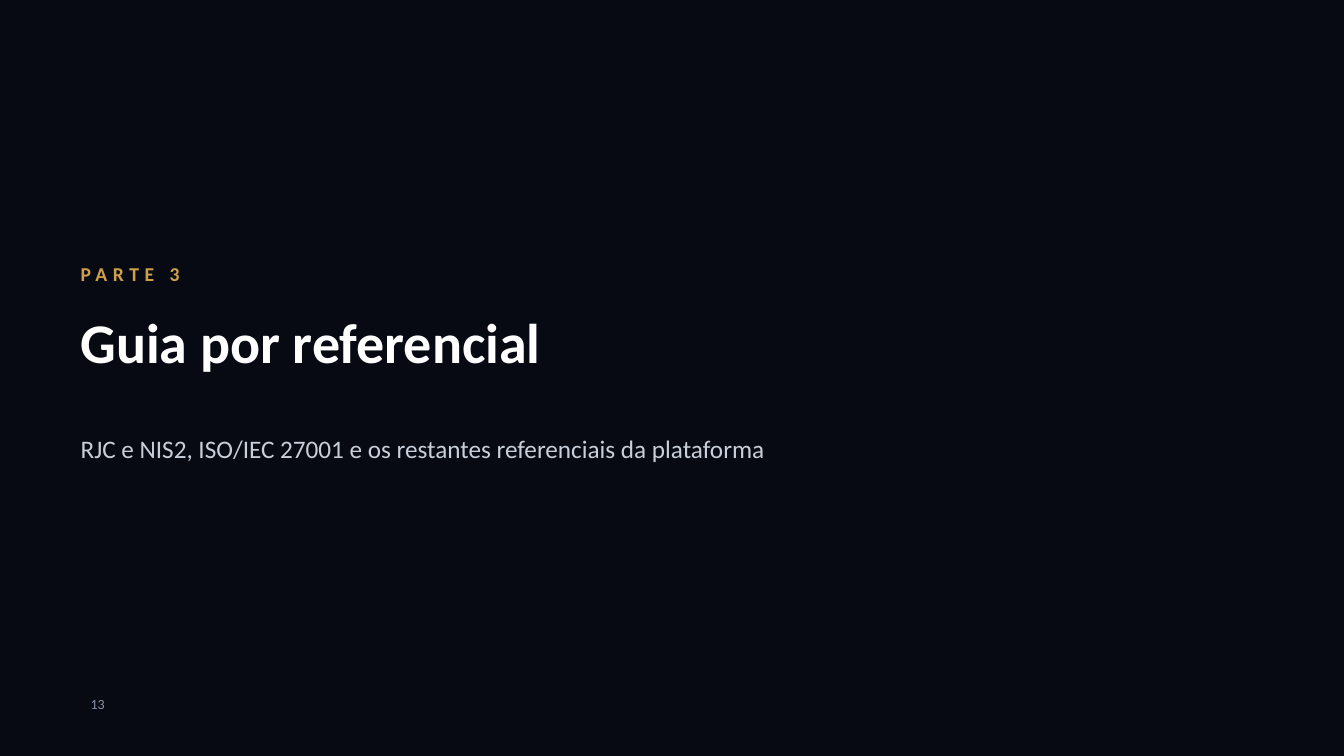
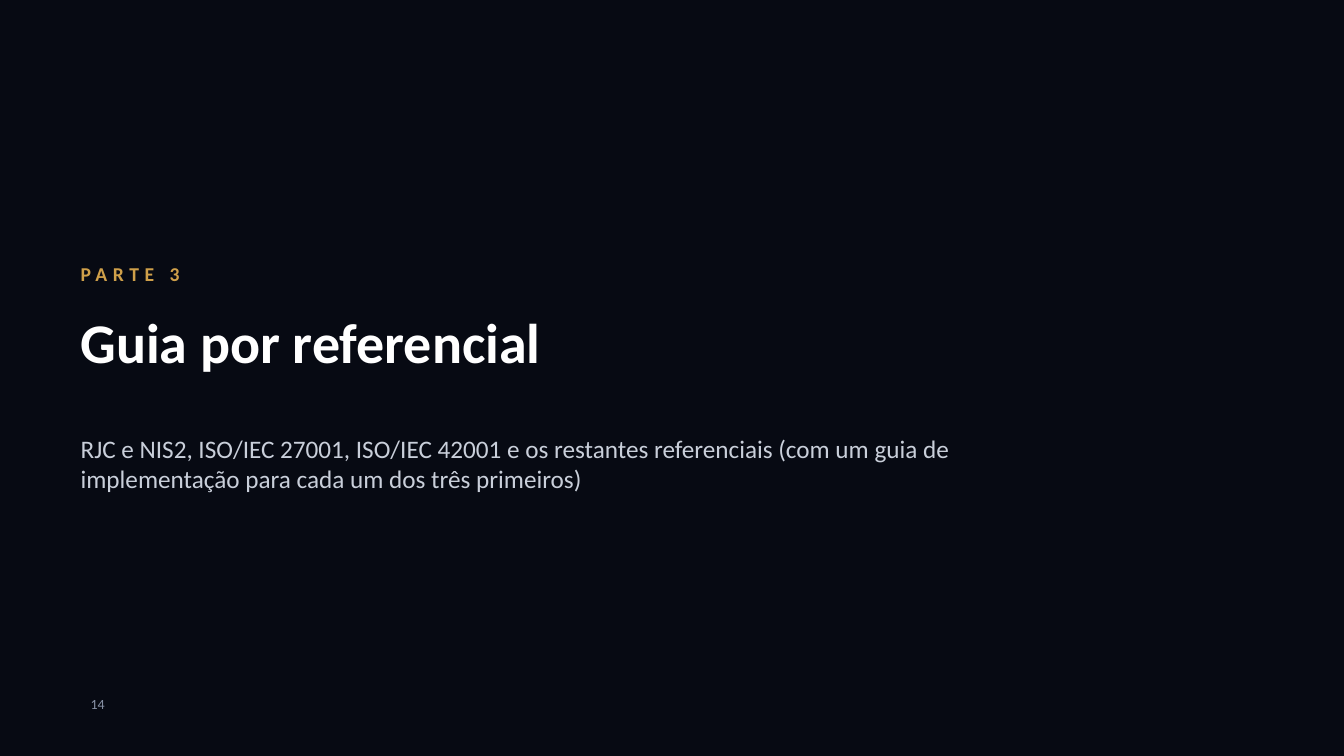
Before and after one commit to dbastoscarvalho23/Securematurity, a slide deck: slide 14 of docs/onboarding/AnkoraOne-Apresentacao-Onboarding.pptx (slide 13 before the commit). Drawn at 1344x756 pixels with LibreOffice and Linux fonts; fonts in the diff are those of the drawing; background and template pictures are left out. Boxes give left, top, right and bottom in pixels: in the first picture for what was removed or moved away, otherwise in the second. Text is boxed around its words. In the diff, an @@ line names an element or a change of style, - is before the commit and + after.

```diff
--- a/docs/onboarding/AnkoraOne-Apresentacao-Onboarding.pptx
+++ b/docs/onboarding/AnkoraOne-Apresentacao-Onboarding.pptx
@@ text at [81,440,949,493]: text changed @@
-RJC e NIS2, ISO/IEC 27001 e os restantes referenciais da plataforma
+RJC e NIS2, ISO/IEC 27001, ISO/IEC 42001 e os restantes referenciais (com um guia de implementação para cada um dos três primeiros)
@@ page number at [91,700,105,709]: text changed @@
-13
+14
```
Also in this commit, not shown: 7 other slides changed, 2 slides added, 12 other files.
